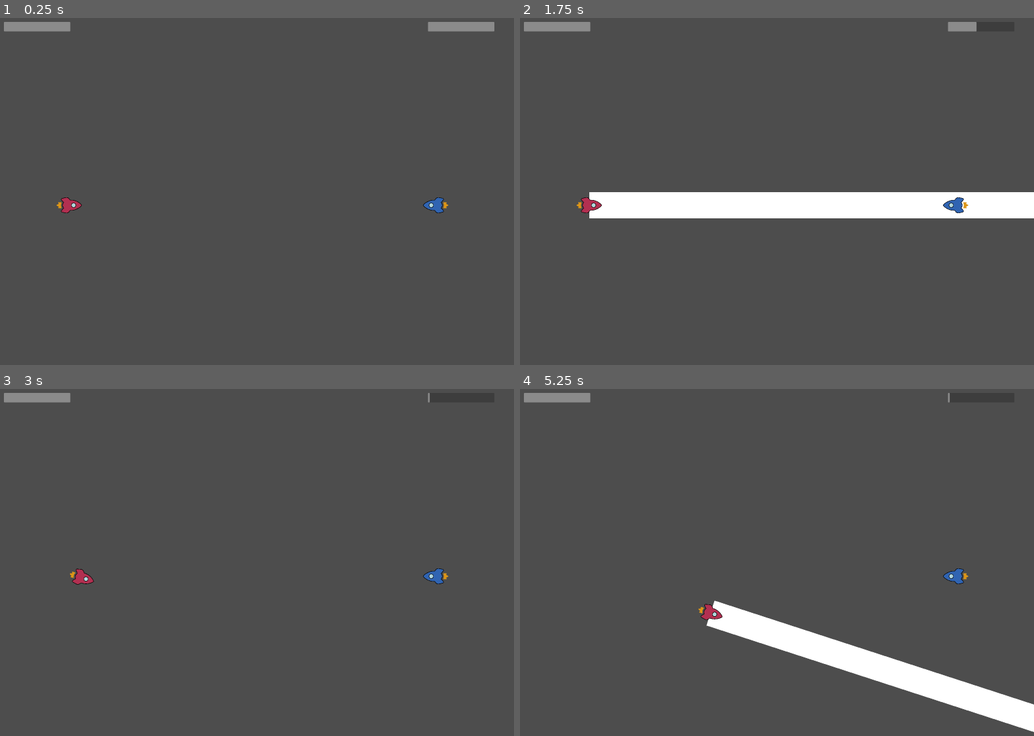
Above: before the commit, frames 1-4 (two rows, left to right).
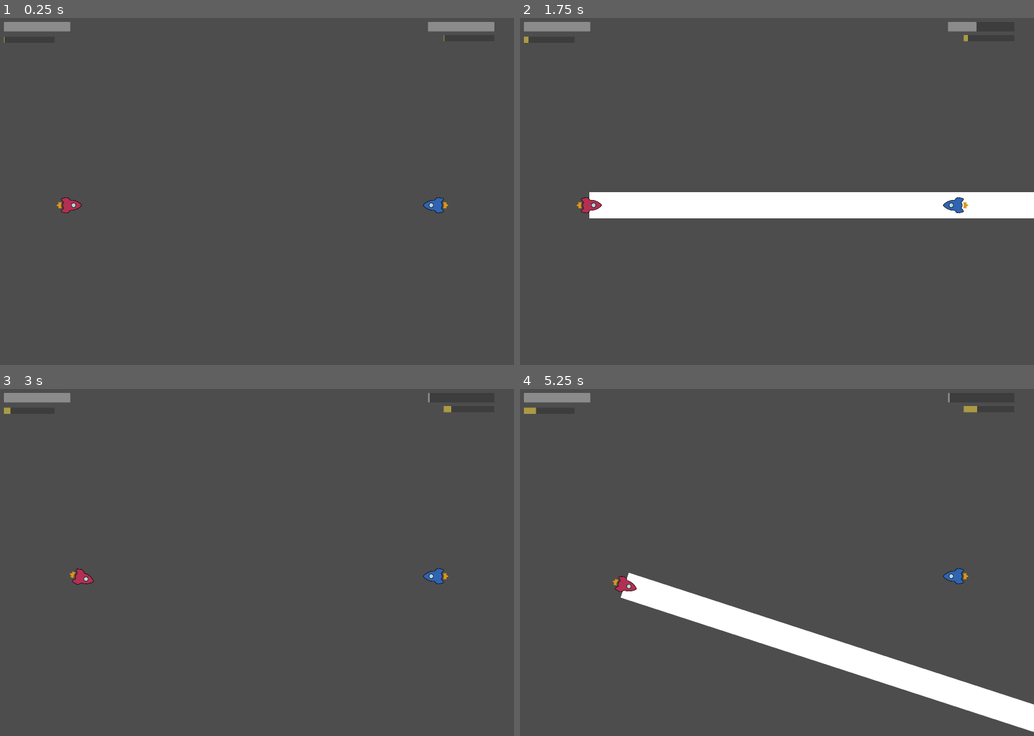
Above: after the commit, the same moments.

Repository: RajwolChapagain/Arcade-Game
Game: Godot game, scene res://main.tscn
The game is run twice, just before and just after one commit, with the same random seed, the same clock (stepped at 60 frames per second) and the same inputs.
Inputs:
- Up to frame 1 (0.25 s): no input
- Up to frame 2 (1.75 s): tap Enter (p1_super) at 0.5, 0.6, 1.55 s; hold W (p1_thrust) 0.53-1.28 s; tap Up (p1_fire) at 1.35 s
- Up to frame 3 (3 s): hold W (p1_thrust) from 2.03 s (still down); tap A (p1_rotate_anticlockwise) at 2.1 s; tap Enter (p1_super) at 2.3 s; tap D (p1_rotate_clockwise) at 2.85 s
- Up to frame 4 (5.25 s): tap Enter (p1_super) at 3.05, 3.6, 4.35 s; release W (p1_thrust) at 3.53 s; tap Up (p1_fire) at 5.1 s

The runs differ from the first frame. In frame 1, less than 0.1% of the frame differs, in the area x 0-87%, y 4-8%; in frame 2, less than 0.1%; in frame 3, less than 0.1%; in frame 4, 1.6%, in the area x 0-89%, y 4-70%.

Commit message:
Fix not decelerating when super in effect

Diff:
--- a/UI/hud.gd
+++ b/UI/hud.gd
@@ -5,3 +5,9 @@
 
 func decrease_p2_health(damage):
 	$HealthBar2.value -= damage
+
+func update_p1_super_bar(new_percentage):
+	$SuperBar.value = new_percentage
+
+func update_p2_super_bar(new_percentage):
+	$SuperBar2.value = new_percentage
--- a/UI/hud.tscn
+++ b/UI/hud.tscn
@@ -1,7 +1,10 @@
-[gd_scene load_steps=3 format=3 uid="uid://0uuiimj7834t"]
+[gd_scene load_steps=4 format=3 uid="uid://0uuiimj7834t"]
 
 [ext_resource type="PackedScene" uid="uid://l4c7xcvflq5r" path="res://UI/health_bar.tscn" id="1_65ybp"]
 [ext_resource type="Script" path="res://UI/hud.gd" id="1_wib3k"]
+
+[sub_resource type="StyleBoxFlat" id="StyleBoxFlat_eqrp0"]
+bg_color = Color(0.670588, 0.603922, 0.266667, 1)
 
 [node name="HUD" type="Control"]
 layout_mode = 3
@@ -30,3 +33,25 @@
 offset_right = -150.0
 offset_bottom = 173.0
 grow_horizontal = 0
+
+[node name="SuperBar" parent="." instance=ExtResource("1_65ybp")]
+layout_mode = 1
+offset_left = 100.0
+offset_top = 213.0
+offset_right = 488.0
+offset_bottom = 260.0
+theme_override_styles/fill = SubResource("StyleBoxFlat_eqrp0")
+value = 0.0
+
+[node name="SuperBar2" parent="." instance=ExtResource("1_65ybp")]
+layout_mode = 1
+anchors_preset = 1
+anchor_left = 1.0
+anchor_right = 1.0
+offset_left = -538.0
+offset_top = 200.0
+offset_right = -150.0
+offset_bottom = 247.0
+grow_horizontal = 0
+theme_override_styles/fill = SubResource("StyleBoxFlat_eqrp0")
+value = 0.0
--- a/main.gd
+++ b/main.gd
@@ -5,6 +5,8 @@
 	$Ship2.bullet_fired.connect(on_player_fired_bullet)
 	$Ship.hit.connect(on_player1_hit)
 	$Ship2.hit.connect(on_player2_hit)
+	$Ship.super_percentage_changed.connect(on_player1_super_percentage_changed)
+	$Ship2.super_percentage_changed.connect(on_player2_super_percentage_changed)
 
 func on_player_fired_bullet(bullet_scene, direction, location, bullet_layer):
 	var bullet = bullet_scene.instantiate()
@@ -19,3 +21,9 @@
 
 func on_player2_hit(damage):
 	$HUD.decrease_p2_health(damage)
+
+func on_player1_super_percentage_changed(new_super_percentage):
+	$HUD.update_p1_super_bar(new_super_percentage)
+
+func on_player2_super_percentage_changed(new_super_percentage):
+	$HUD.update_p2_super_bar(new_super_percentage)
--- a/ship/ship.gd
+++ b/ship/ship.gd
@@ -14,6 +14,8 @@
 @export var BULLET_LAYER = 2
 @export var SPEED_DECREASE_ON_FIRE = 250
 @export var SUPER_DURATION = 1
+@export var super_percentage = 0
+@export var TIME_TO_FILL_SUPER = 5
 
 var current_speed = 0
 var thrust_direction = transform.x
@@ -24,6 +26,9 @@
 
 signal bullet_fired(bullet, direction, location, bullet_layer)
 signal hit(damage)
+signal super_percentage_changed(new_super_percentage)
+
+#!!!!!!!!!!!!!Implement super time in line 68 well
 
 func _ready():
 	$Sprite2D.texture = SHIP_SPRITE
@@ -51,21 +56,23 @@
 		freeze()
 
 func get_input(delta):
-	if frozen:
-		return
 
 	#-----------Thrust-------------------
-	if Input.is_action_pressed(THRUST_STRING):
+	if Input.is_action_pressed(THRUST_STRING) and not frozen:
 		current_speed += ACCELERATION * delta
 		thrust_direction = transform.x
 	else:
 		current_speed -= DECELERATION * delta
+		super_percentage += TIME_TO_FILL_SUPER * delta
+		super_percentage = clamp(super_percentage, 0, 100)
+		super_percentage_changed.emit(super_percentage)
 
 	current_speed = clamp(current_speed, 0, TOP_SPEED)
 
 	#------------Rotation-----------------
-	var rotation_direction = Input.get_axis(ROTATE_ANTICLOCKWISE_STRING, ROTATE_CLOCKWISE_STRING)
-	rotation_degrees += rotation_direction * ROTATION_SPEED * delta
+	if not frozen:
+		var rotation_direction = Input.get_axis(ROTATE_ANTICLOCKWISE_STRING, ROTATE_CLOCKWISE_STRING)
+		rotation_degrees += rotation_direction * ROTATION_SPEED * delta
 
 func on_hit(damage):
 	hp -= damage
